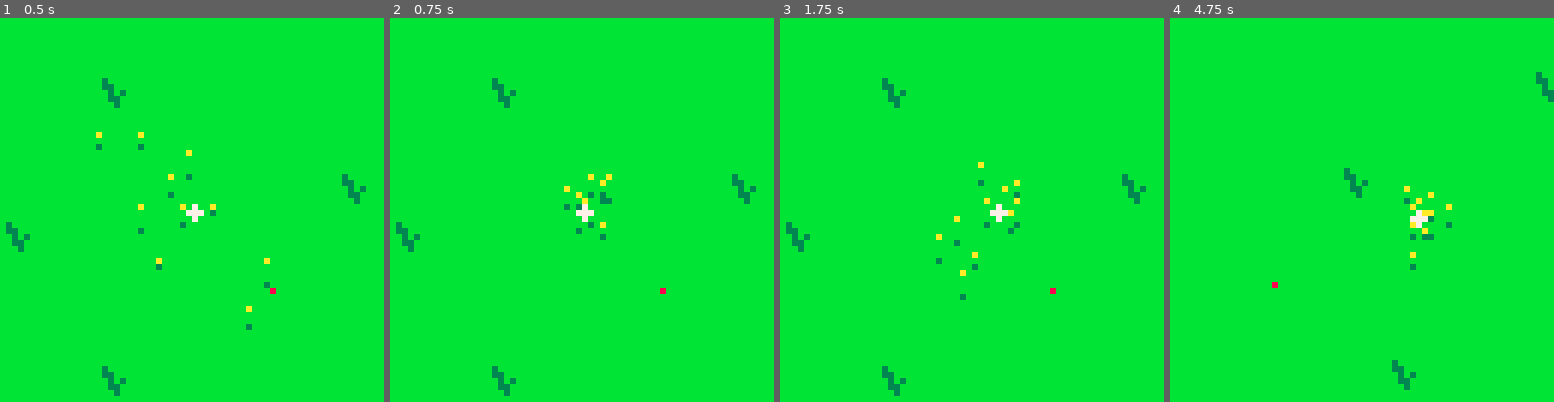
Above: before the commit, frames 1-4 (left to right).
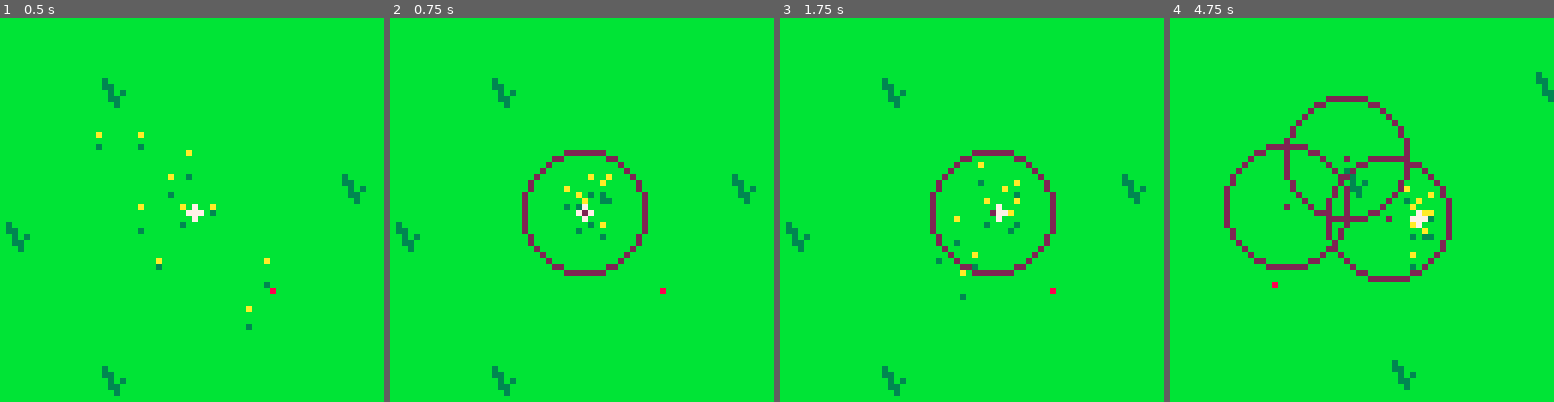
Above: after the commit, the same moments.

Repository: greysonp/swarm
Game: PICO-8 cartridge bees.p8
The game is run twice, just before and just after one commit, with the same random seed, the same clock (stepped at 60 frames per second) and the same inputs.
Inputs:
- Up to frame 1 (0.5 s): tap X (X key) at 0.33 s
- Up to frame 2 (0.75 s): tap O (Z key) at 0.7 s
- Up to frame 3 (1.75 s): tap X (X key) at 1.07 s; hold Right from 1.6 s (still down); tap O (Z key) at 1.7 s
- Up to frame 4 (4.75 s): tap X (X key) at 1.85, 2.97, 4.08 s; release Right at 2.1 s; tap O (Z key) every 0.4 s from 2.1 to 4.5 s; hold Up 2.15-2.42 s; hold Right 2.47-3.03 s; hold Left 3.08-3.58 s; hold Down 3.63-3.97 s; hold Right 4.02-4.68 s; hold Up from 4.73 s (still down)

Frame 1 is identical in both runs. In frame 2, 1.4% of the frame differs, in the area x 34-68%, y 34-68%; in frame 3, 1.4%; in frame 4, 4.0%, in the area x 14-74%, y 20-69%.

Commit message:
Can add and remove anchors visually.

Diff:
--- a/bees.p8
+++ b/bees.p8
@@ -69,7 +69,7 @@
     obj:draw()
   end)
 
-  if flag then pset(0, 64, 8) end
+  if flag then pset(0, 63, 8) end
   if debugtext != nil then
     print(debugtext, 0, 0)
   end
@@ -84,6 +84,44 @@
   add(enemies, enemy)
   add(stage, enemy)
 end
+
+function placeanchor(x, y)
+  local closest = findclosest(anchors, x, y, function(obj, dist)
+    return dist <= obj.radius
+  end)
+  if closest == nil then
+    closest = newanchor(x, y)
+  end
+
+  add(anchors, closest)
+  add(stage, closest)
+
+  return closest
+end
+
+function removeanchor(x, y)
+  local closest = findclosest(anchors, x, y, function(obj, dist)
+    return dist <= obj.radius
+  end)
+  if closest != nil then
+    del(anchors, closest)
+    del(stage, closest)
+  end
+end
+
+function findclosest(coll, x, y, cond)
+  local closest = nil
+  local closestdist = 32000
+  for obj in all(coll) do
+    local diff = obj.pos:sub(newvector(x, y))
+    local dist = diff:mag()
+    if dist < closestdist and cond(obj, dist) then
+      closest = obj
+    end
+  end
+  return closest
+end
+
 
 function random(min, max)
   return rnd(max - min) + min
@@ -119,6 +157,9 @@
     if btn(2) then self.vel.y = -self.speed end
     if btn(3) then self.vel.y = self.speed end
 
+    if btnp(4) then placeanchor(self.pos.x, self.pos.y) end
+    if btnp(5) then removeanchor(self.pos.x, self.pos.y) end
+
     local newpos = self.pos:add(self.vel)
     if newpos.x < 0 or newpos.x > 128 then self.vel.x = 0 end
     if newpos.y < 0 or newpos.y > 128 then self.vel.y = 0 end
@@ -133,6 +174,23 @@
   end
 
   return cursor
+end
+
+function newanchor(x, y)
+  local anchor = newgameobj()
+  anchor.pos.x = x
+  anchor.pos.y = y
+  anchor.radius = 10
+
+  function anchor:update()
+  end
+
+  function anchor:draw()
+    pset(self.pos.x, self.pos.y, 2)
+    circ(self.pos.x, self.pos.y, self.radius, 2)
+  end
+
+  return anchor
 end
 
 function newbee(x, y)
